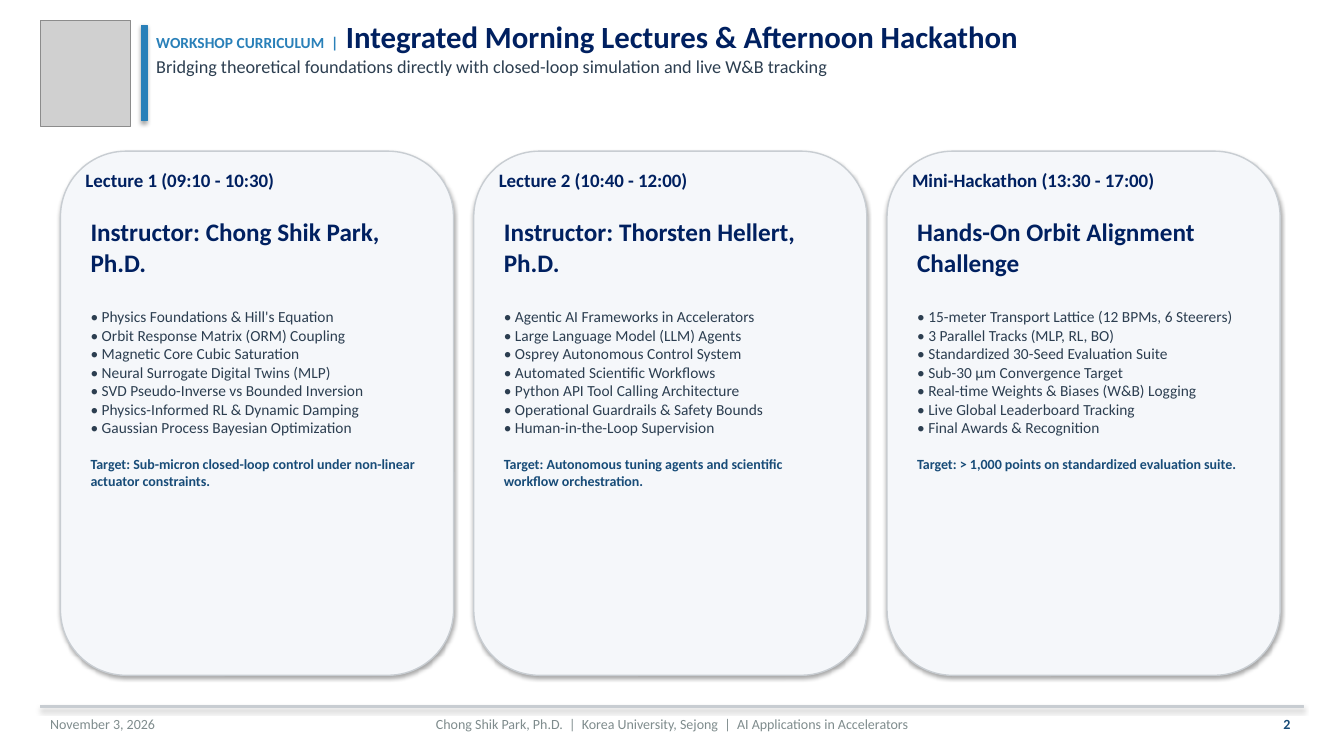
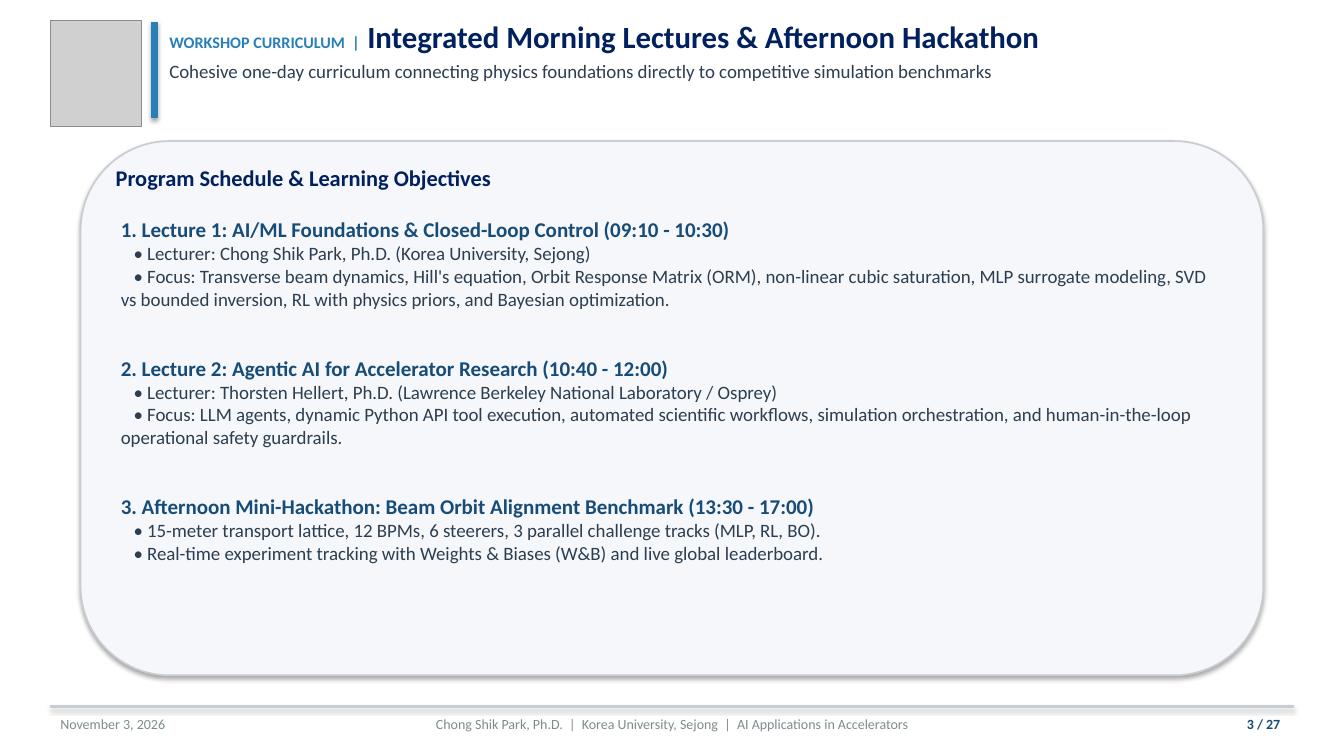
Before and after one commit to cspark7701/ai4acc-mini-hackathon, a slide deck: slide 3 of presentations/Lecture_1_AI_ML_Foundations_and_Control.pptx (slide 2 before the commit). Drawn at 1344x756 pixels with LibreOffice and Linux fonts; fonts in the diff are those of the drawing; grey boxes stand for pictures. Boxes give left, top, right and bottom in pixels: in the first picture for what was removed or moved away, otherwise in the second. Text is boxed around its words. In the diff, an @@ line names an element or a change of style, - is before the commit and + after.

Commit message:
Redesign Lecture 1 presentation to 27 single-column slides
Expand Lecture 1 presentation from 16 to 27 full-width single-column slides in both PPTX and LaTeX, resolving excessive white space through larger fonts (13-16pt body, 16-20pt headers), generous line spacing, and detailed physical explanations. Redesign the title slide on a seamless white background to eliminate logo background clipping. Provide dedicated full-width slides for large MLP and RL control schematics (11.3 - 11.5 inches wide). Update benchmark terminology to 'Tested Benchmark Leaderboard' across all slide texts, tables, and scripts. Recompile the 27-page presentation PDF cleanly via pdflatex.

Files:
 M  presentations/Lecture_1_AI_ML_Foundations_and_Control.pdf
 M  presentations/Lecture_1_AI_ML_Foundations_and_Control.pptx
 M  presentations/Lecture_1_AI_ML_Foundations_and_Control.tex
 M  scripts/build_lecture_1_pptx.py

```diff
--- a/presentations/Lecture_1_AI_ML_Foundations_and_Control.pptx
+++ b/presentations/Lecture_1_AI_ML_Foundations_and_Control.pptx
@@ picture: place and size @@
-picture at (40,20,131,126)
+picture at (50,20,141,126)
@@ rectangle: place and size @@
-rectangle at (141,25,147,121)
+rectangle at (151,22,157,118)
@@ text at (169,26,1039,54): size 11 to 11.5 pt in "WORKSHOP CURRICULUM |" @@
@@ text "WORKSHOP CURRICULUM | Integrated Morning ...": place and size @@
-text "WORKSHOP CURRICULUM | Integrated Morning ..." at (156,26,1018,76)
+text "WORKSHOP CURRICULUM | Integrated Morning ..." at (169,26,1039,82)
@@ text at (169,65,991,82): text changed; size 13 to 13.5 pt @@
-Bridging theoretical foundations directly with closed-loop simulation and live W&B tracking
+Cohesive one-day curriculum connecting physics foundations directly to competitive simulation benchmarks
@@ rounded rectangle: place and size @@
-rounded rectangle at (474,151,867,676)
+rounded rectangle at (81,141,1263,676)
@@ rounded rectangle at (81,141,1263,676): outline #C8CDD2 1 pt to #C8CDD2 1.2 pt @@
@@ rounded rectangle removed at (60,151,454,676) @@
@@ text removed at (85,173,274,190) @@
-Lecture 1 (09:10 - 10:30)
@@ text added at (116,170,491,190), 16 pt, text #002060, bold @@
+Program Schedule & Learning Objectives
@@ text removed at (499,173,687,190) @@
-Lecture 2 (10:40 - 12:00)
@@ rounded rectangle removed at (887,151,1280,676) @@
@@ text removed at (912,173,1154,190) @@
-Mini-Hackathon (13:30 - 17:00)
@@ text removed at (91,223,415,486) @@
-Instructor: Chong Shik Park, Ph.D.
-• Physics Foundations & Hill's Equation
-• Orbit Response Matrix (ORM) Coupling
-• Magnetic Core Cubic Saturation
-• Neural Surrogate Digital Twins (MLP)
-• SVD Pseudo-Inverse vs Bounded Inversion
-• Physics-Informed RL & Dynamic Damping
-• Gaussian Process Bayesian Optimization
-Target: Sub-micron closed-loop control under non-linear actuator constraints.
@@ text added at (121,221,1206,564), 13.5 pt, text #2C3E50 @@
+1. Lecture 1: AI/ML Foundations & Closed-Loop Control (09:10 - 10:30)
+• Lecturer: Chong Shik Park, Ph.D. (Korea University, Sejong)
+• Focus: Transverse beam dynamics, Hill's equation, Orbit Response Matrix (ORM), non-linear cubic saturation, MLP surrogate modeling, SVD vs bounded inversion, RL with physics priors, and Bayesian optimization.
+2. Lecture 2: Agentic AI for Accelerator Research (10:40 - 12:00)
+• Lecturer: Thorsten Hellert, Ph.D. (Lawrence Berkeley National Laboratory / Osprey)
+• Focus: LLM agents, dynamic Python API tool execution, automated scientific workflows, simulation orchestration, and human-in-the-loop operational safety guardrails.
+3. Afternoon Mini-Hackathon: Beam Orbit Alignment Benchmark (13:30 - 17:00)
+• 15-meter transport lattice, 12 BPMs, 6 steerers, 3 parallel challenge tracks (MLP, RL, BO).
+• Real-time experiment tracking with Weights & Biases (W&B) and live global leaderboard.
@@ text removed at (504,223,795,486) @@
-Instructor: Thorsten Hellert, Ph.D.
-• Agentic AI Frameworks in Accelerators
-• Large Language Model (LLM) Agents
-• Osprey Autonomous Control System
-• Automated Scientific Workflows
-• Python API Tool Calling Architecture
-• Operational Guardrails & Safety Bounds
-• Human-in-the-Loop Supervision
-Target: Autonomous tuning agents and scientific workflow orchestration.
@@ text removed at (917,223,1236,472) @@
-Hands-On Orbit Alignment Challenge
-• 15-meter Transport Lattice (12 BPMs, 6 Steerers)
-• 3 Parallel Tracks (MLP, RL, BO)
-• Standardized 30-Seed Evaluation Suite
-• Sub-30 μm Convergence Target
-• Real-time Weights & Biases (W&B) Logging
-• Live Global Leaderboard Tracking
-• Final Awards & Recognition
-Target: > 1,000 points on standardized evaluation suite.
@@ text "November 3, 2026": place and size @@
-text "November 3, 2026" at (50,719,155,731)
+text "November 3, 2026" at (60,719,165,731)
@@ rectangle: place and size @@
-rectangle at (40,706,1304,708)
+rectangle at (50,706,1294,708)
@@ text added at (1247,720,1280,729), 10 pt, text #184C78, bold @@
+3 / 27
@@ text removed at (1283,720,1290,729) @@
-2
```
Also in this commit, not shown: 4 other slides changed, 22 slides added, 11 slides removed, 3 other files.
